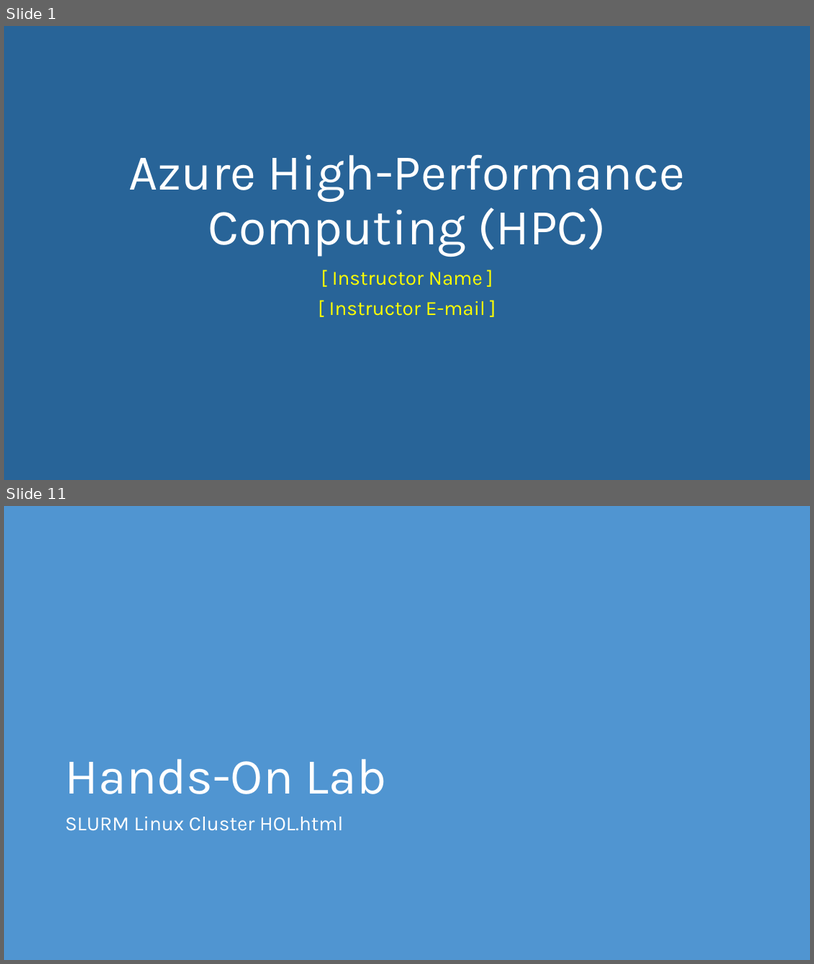
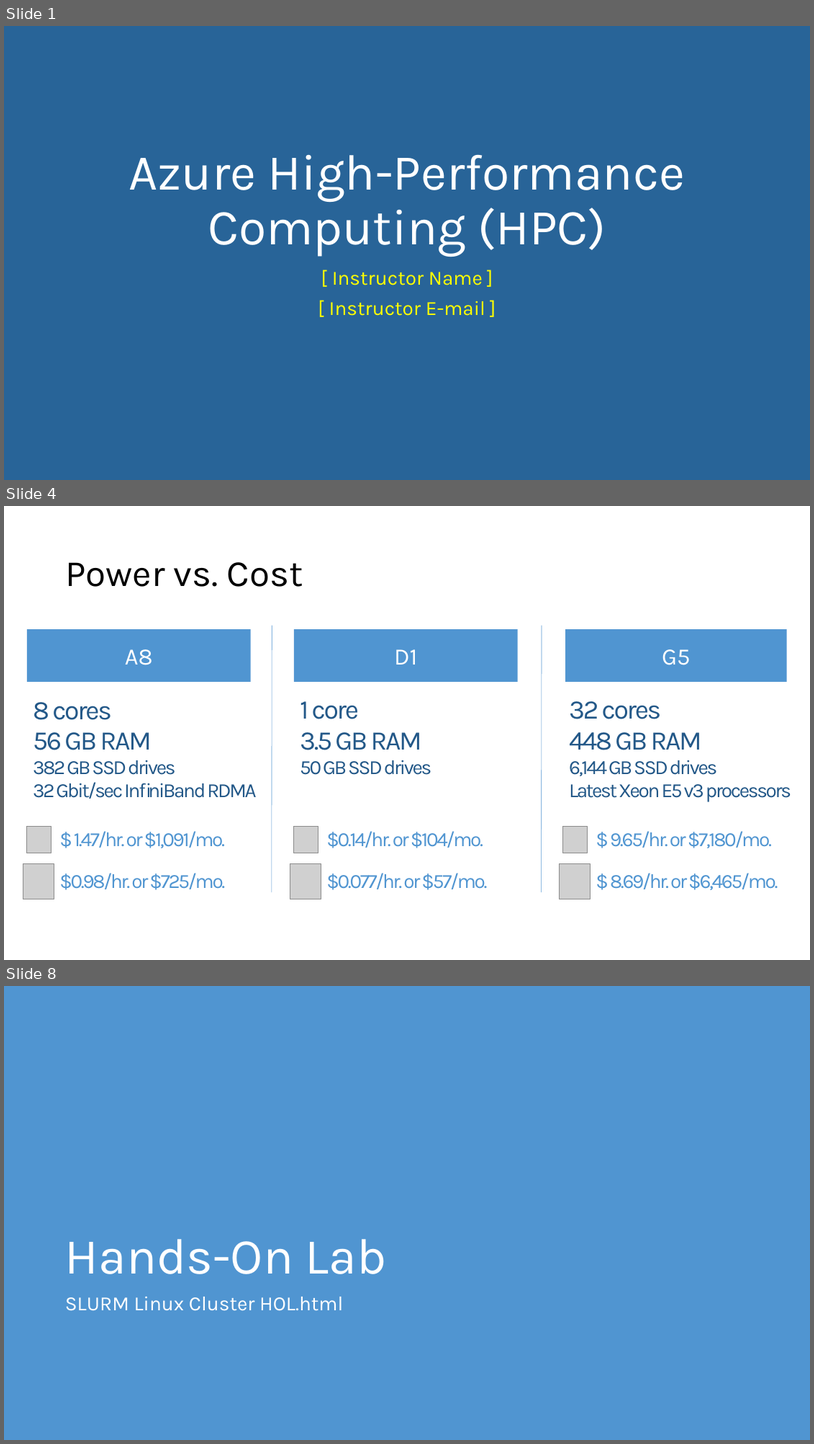
Before and after one commit to Azure-Readiness/Academic, a slide deck: Content/6. HPC/Azure High-Performance Computing.pptx. Shown one above the other, each under a label of ours: slides 1 and 11 before the commit, slides 1, 4 and 8 after it; the slides between them are not shown. The pictures are 814x964 and 814x1444 pixels, drawn with LibreOffice and Linux fonts; fonts in the diff are those of the drawing; grey boxes stand for pictures. Boxes give left, top, right and bottom in pixels: in the first picture for what was removed or moved away, otherwise in the second. Text is boxed around its words. In the diff, an @@ line names an element or a change of style, - is before the commit and + after.

```diff
--- a/Content/6. HPC/Azure High-Performance Computing.pptx
+++ b/Content/6. HPC/Azure High-Performance Computing.pptx
@@ slide 4 added at (4,506,810,960), background #FFFFFF @@
@@ title added at (65,562,304,587), 44 pt, text #000000 @@
+Power vs. Cost
@@ rectangle added at (27,629,251,682), fill #5095D1, 28 pt, text #FFFFFF @@
+A8
@@ line added from (272, 626) to (272, 892), #5095D1 0.5 pt @@
@@ rectangle added at (294,629,518,682), fill #5095D1, 28 pt, text #FFFFFF @@
+D1
@@ line added from (542, 626) to (542, 892), #5095D1 0.5 pt @@
@@ rectangle added at (566,629,787,682), fill #5095D1, 28 pt, text #FFFFFF @@
+G5
@@ text added at (33,702,256,798), 24 pt, text #235888 @@
+8 cores
+56 GB RAM
+382 GB SSD drives
+32 Gbit/sec InfiniBand RDMA
@@ text added at (300,701,432,775), 32 pt, text #235888 @@
+1 core
+3.5 GB RAM
+50 GB SSD drives
@@ text added at (569,701,792,801), 24 pt, text #235888 @@
+32 cores
+448 GB RAM
+6,144 GB SSD drives
+Latest Xeon E5 v3 processors
@@ picture added at (27,826,52,852) @@
@@ picture added at (294,826,319,852) @@
@@ picture added at (563,826,589,852) @@
@@ text added at (74,831,225,848), 24 pt, text #5095D1 @@
+$ 1.47/hr. or $1,091/mo.
@@ text added at (327,831,484,848), 24 pt, text #5095D1 @@
+$0.14/hr. or $104/mo.
@@ text added at (610,831,772,848), 24 pt, text #5095D1 @@
+$ 9.65/hr. or $7,180/mo.
@@ picture added at (23,864,54,899) @@
@@ text added at (59,872,225,890), 24 pt, text #5095D1 @@
+$0.98/hr. or $725/mo.
@@ picture added at (290,864,321,899) @@
@@ text added at (327,872,487,890), 24 pt, text #5095D1 @@
+$0.077/hr. or $57/mo.
@@ picture added at (560,864,591,899) @@
@@ text added at (610,872,779,890), 24 pt, text #5095D1 @@
+$ 8.69/hr. or $6,465/mo.
@@ what was slide 11 is now slide 8 @@
```
Also in this commit, not shown: 5 other slides added, 9 slides removed.
